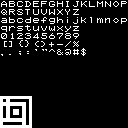
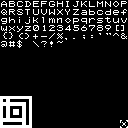
Before/after of a 128 × 128 layered artwork. What changed in the layer stack:
added layer "others" above "logo" over <box>120,120,128,128</box>
painted on "ABCDEFGHIJKLMNOP ..." over <box>1,9,127,128</box>
